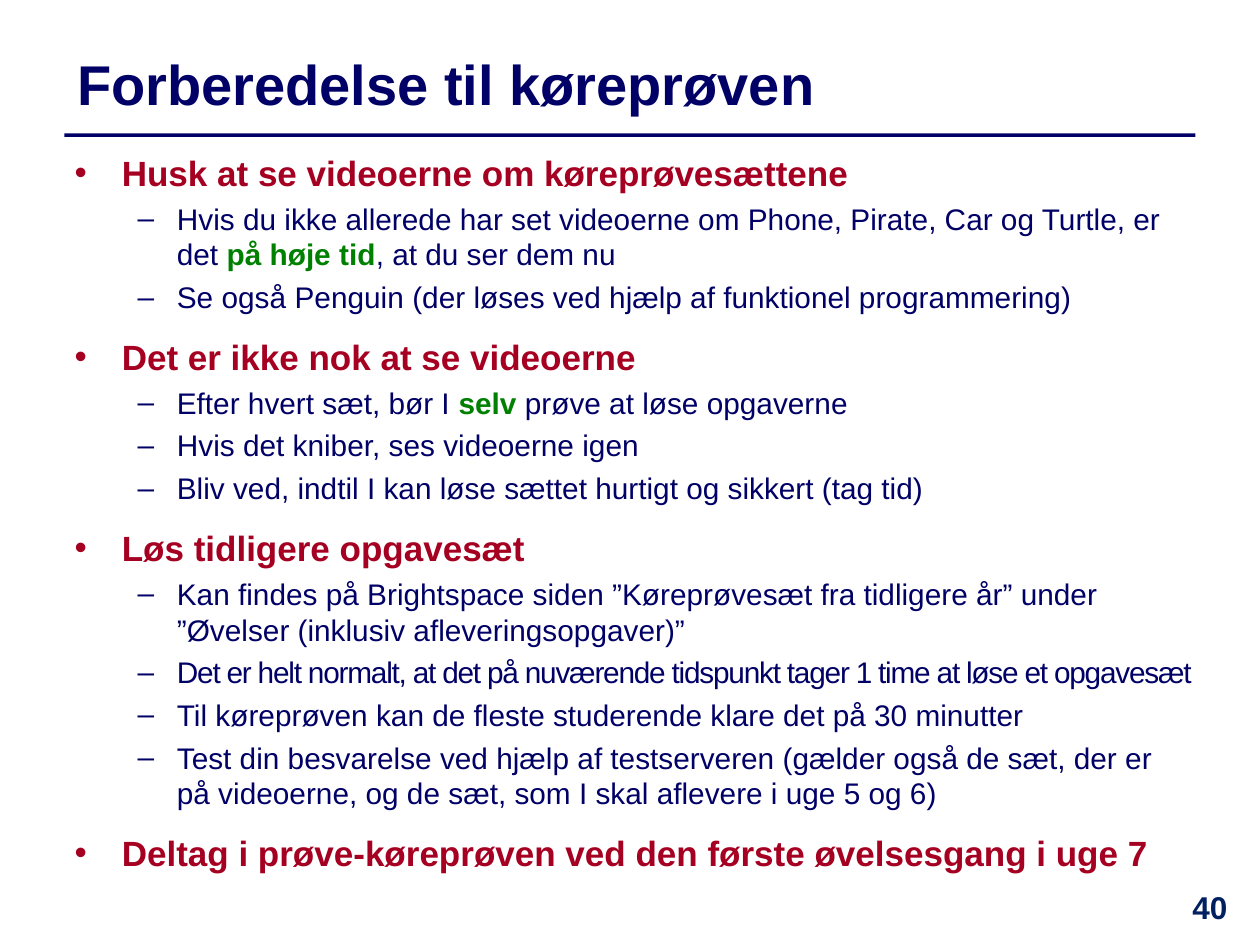
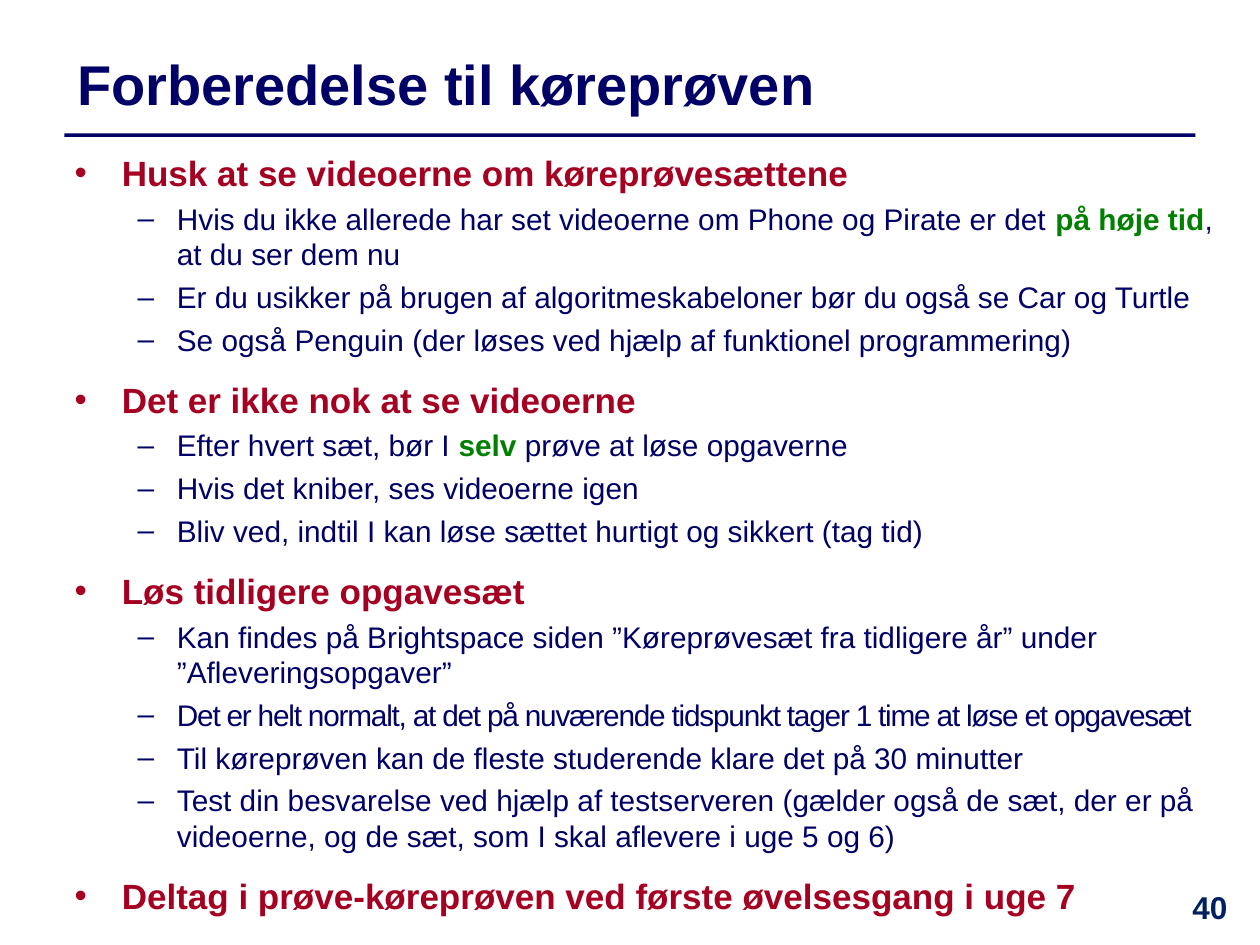
Before and after one commit to IntProgAU/Materiale, a slide deck: slide 40 of web/e23/uge_5b/Slides-Uge5-Torsdag.pptx. Drawn at 1260x945 pixels with LibreOffice and Linux fonts; fonts in the diff are those of the drawing. Boxes give left, top, right and bottom in pixels: in the first picture for what was removed or moved away, otherwise in the second. Text is boxed around its words. In the diff, an @@ line names an element or a change of style, - is before the commit and + after.

```diff
--- a/web/e23/uge_5b/Slides-Uge5-Torsdag.pptx
+++ b/web/e23/uge_5b/Slides-Uge5-Torsdag.pptx
@@ text at [177,206,1213,314]: text changed @@
-  – Hvis du ikke allerede har set videoerne om Phone, Pirate, Car og Turtle, er det på høje tid, at du ser dem nu
+  – Hvis du ikke allerede har set videoerne om Phone og Pirate er det på høje tid, at du ser dem nu
+  – Er du usikker på brugen af algoritmeskabeloner bør du også se Car og Turtle
@@ text at [177,624,1097,689]: text changed @@
-  – Kan findes på Brightspace siden ”Køreprøvesæt fra tidligere år” under ”Øvelser (inklusiv afleveringsopgaver)”
+  – Kan findes på Brightspace siden ”Køreprøvesæt fra tidligere år” under ”Afleveringsopgaver”
@@ text at [122,883,1075,916]: text changed @@
-  • Deltag i prøve-køreprøven ved den første øvelsesgang i uge 7
+  • Deltag i prøve-køreprøven ved første øvelsesgang i uge 7
```
Also in this commit, not shown: 10 other slides changed, 1 other file.
